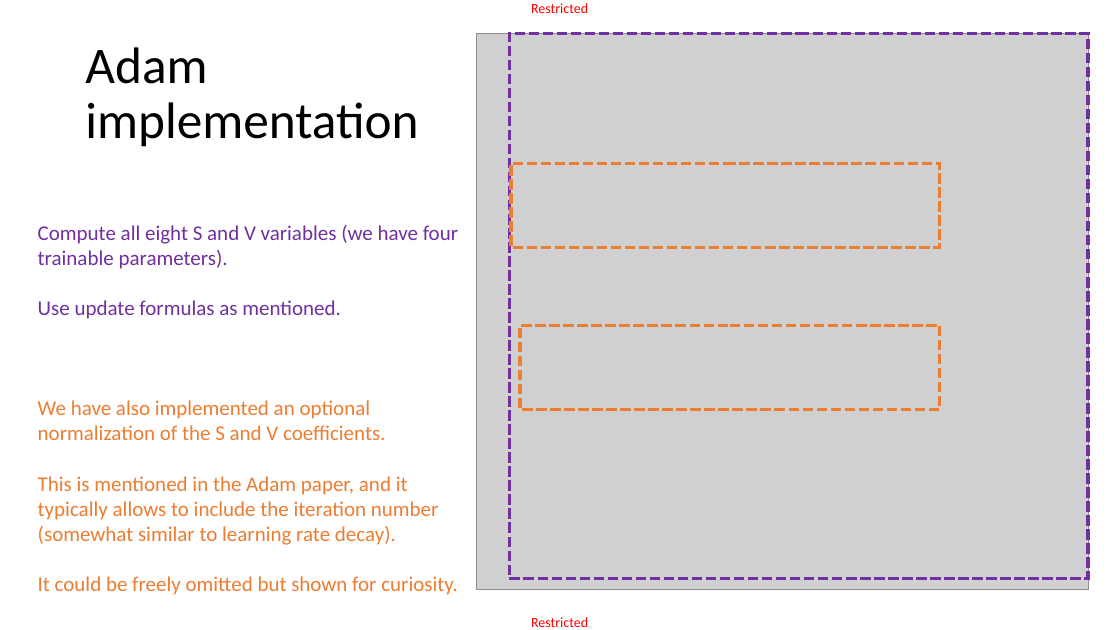
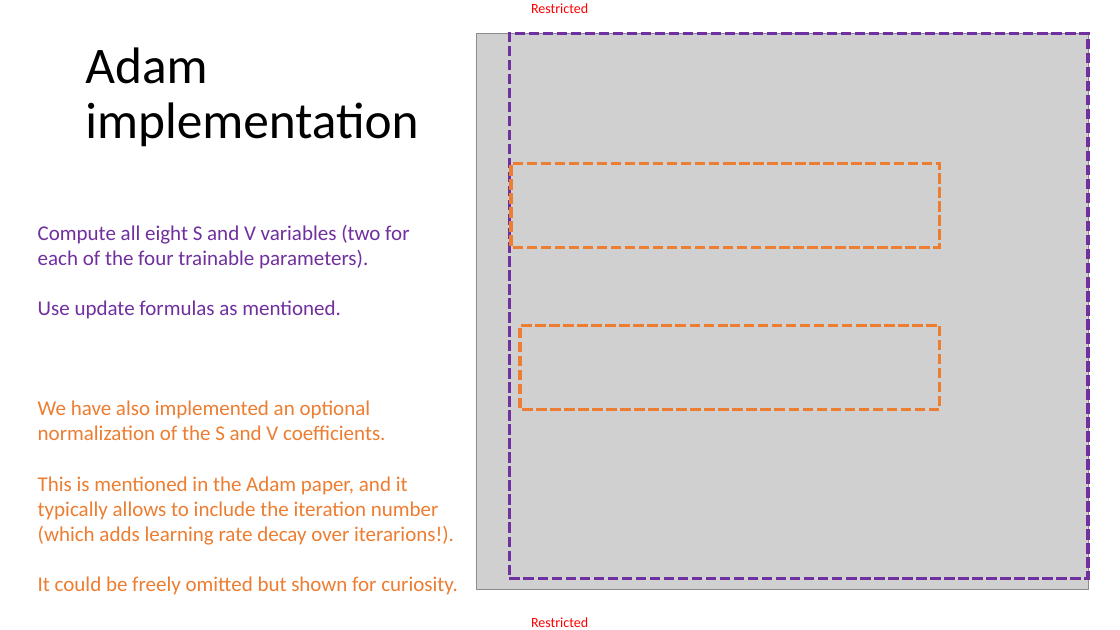
Before and after one commit to matthieudemari/SUTD_DL_50_039, a slide deck: slide 51 of W2/2. W2S2 final/W2S2.pptx. Drawn at 1120x630 pixels with LibreOffice and Linux fonts; fonts in the diff are those of the drawing; grey boxes stand for pictures. Boxes give left, top, right and bottom in pixels: in the first picture for what was removed or moved away, otherwise in the second. Text is boxed around its words. In the diff, an @@ line names an element or a change of style, - is before the commit and + after.

```diff
--- a/W2/2. W2S2 final/W2S2.pptx
+++ b/W2/2. W2S2 final/W2S2.pptx
@@ text at <box>38,225,409,269</box>: text changed @@
-Compute all eight S and V variables (we have four trainable parameters).
+Compute all eight S and V variables (two for
+each of the four trainable parameters).
@@ text at <box>38,476,454,545</box>: text changed @@
-This is mentioned in the Adam paper, and it typically allows to include the iteration number (somewhat similar to learning rate decay).
+This is mentioned in the Adam paper, and it typically allows to include the iteration number (which adds learning rate decay over iterarions!).
```
Also in this commit, not shown: 4 other slides changed, 12 other files.
